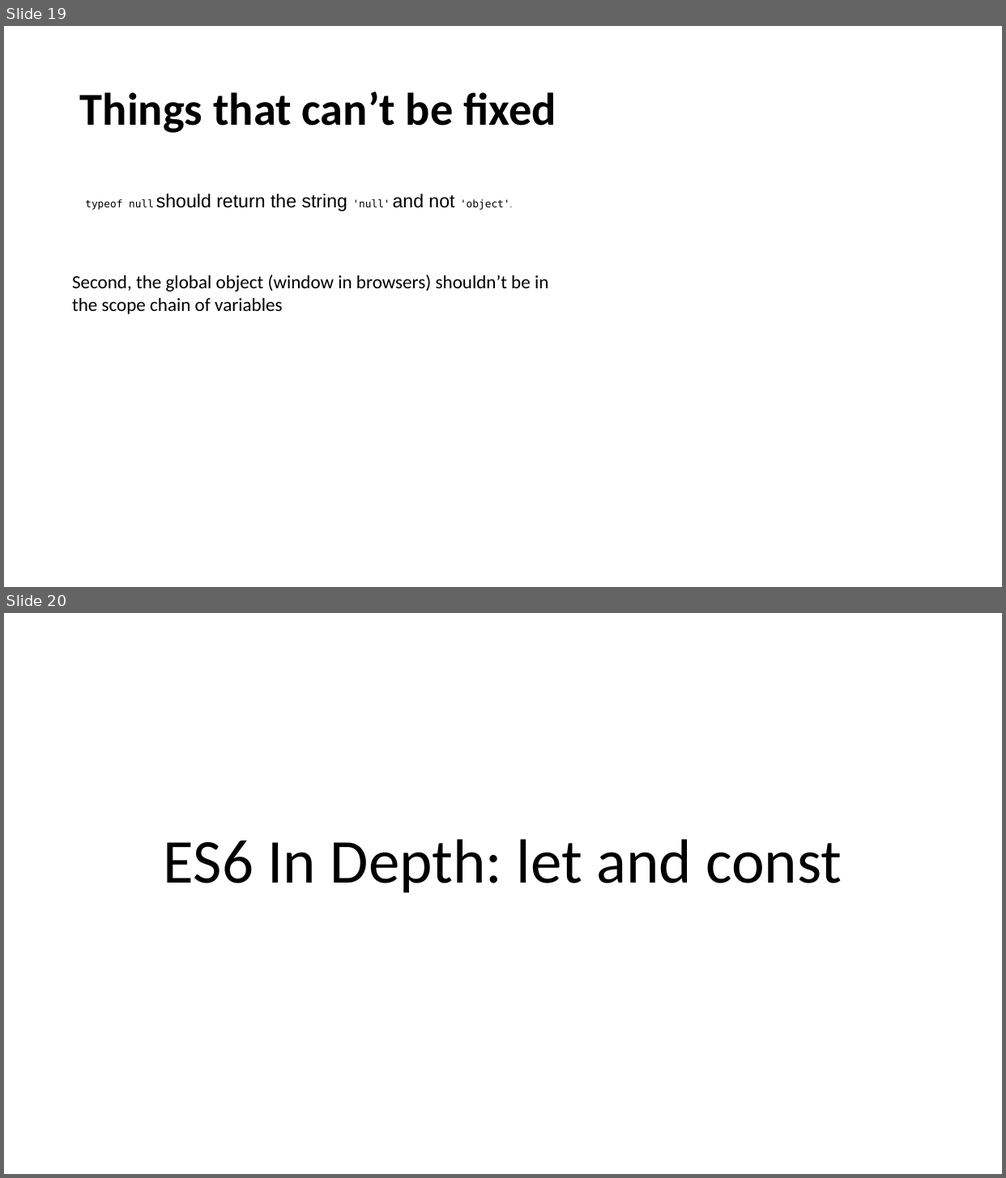
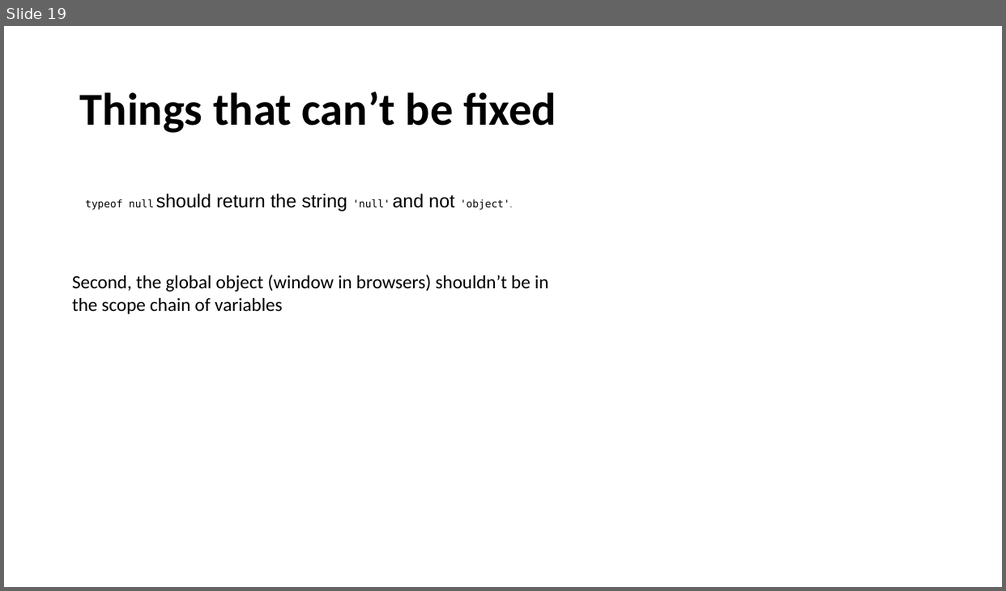
Before and after one commit to dzmitry-varabei/front-end-course, a slide deck: es6/es6.pptx. Shown one above the other, each under a label of ours: slides 19 and 20 before the commit, slide 19 after it. The pictures are 1006x1178 and 1006x591 pixels, drawn with LibreOffice and Linux fonts; fonts in the diff are those of the drawing. Boxes give left, top, right and bottom in pixels: in the first picture for what was removed or moved away, otherwise in the second. Text is boxed around its words. In the diff, an @@ line names an element or a change of style, - is before the commit and + after.

```diff
--- a/es6/es6.pptx
+++ b/es6/es6.pptx
@@ slide 20 removed at (4,613,1002,1174), background #FFFFFF @@
@@ title removed at (164,839,842,893) @@
-ES6 In Depth: let and const
```
Also in this commit, not shown: 16 other slides removed, 3 other files.
